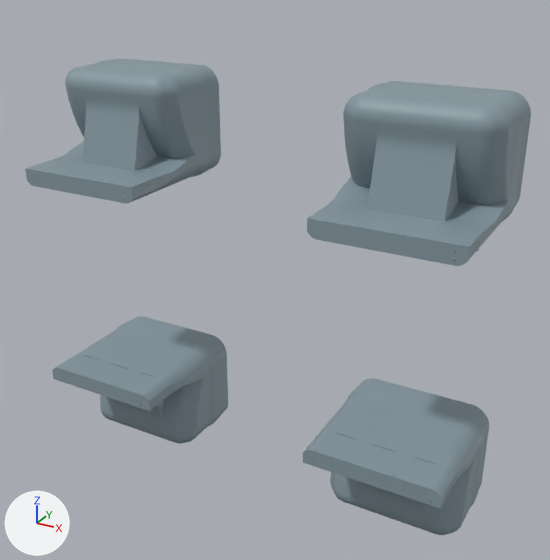
Before and after pictures for a commit that changed the glTF model otonom/hat/denemeler/rochu-priority-grip/fixed-fingers.glb.
The view is the same before and after, from a 50 mm camera at (0.084, -0.2406, 0.0776) aimed at (0.0007, -0.0892, 0.002). Every picture has the same lights, and +X, +Y and +Z are marked at lower left. The first picture is the older version.

The first picture shows 'OEM_DAC_0', 'OEM_DAC_1', 'OEM_DAC_2', 'OEM_DAC_3'.
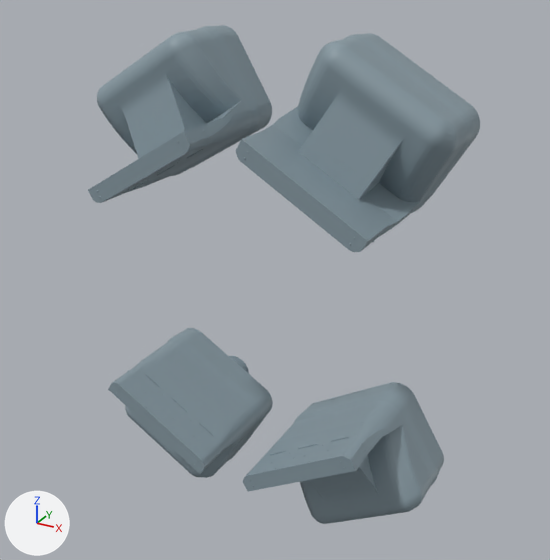
Boxes (x1, y1, x2, y2) around the edits, measured in the pictures (550 x 560 px):
'OEM_DAC_0', moved, turned: before (307, 81, 531, 266); after (236, 33, 480, 252)
'OEM_DAC_1', moved, turned: before (25, 58, 221, 204); after (88, 25, 272, 203)
'OEM_DAC_3', moved, turned: before (303, 378, 489, 535); after (243, 382, 444, 524)
'OEM_DAC_2', moved, turned: before (52, 316, 228, 444); after (108, 328, 273, 478)

The edits, one by one:
Object 'OEM_DAC_3' (ob_oem_dac_3) moves from (0.0375, -0.073, -0.0375) to (0.025, -0.073, -0.042).
Object 'OEM_DAC_3' (ob_oem_dac_3) turns from (0, 90, 0) to (0, 59, 0) degrees about x, y and z.
Object 'OEM_DAC_2' (ob_oem_dac_2) moves from (-0.0375, -0.073, -0.0375) to (-0.025, -0.073, -0.042).
Object 'OEM_DAC_2' (ob_oem_dac_2) turns from (0, 90, 0) to (0, 121, 0) degrees about x, y and z.
Object 'OEM_DAC_1' (ob_oem_dac_1) moves from (-0.0375, -0.073, 0.0375) to (-0.025, -0.073, 0.042).
Object 'OEM_DAC_1' (ob_oem_dac_1) turns from (0, -90, 0) to (0, -121, 0) degrees about x, y and z.
Object 'OEM_DAC_0' (ob_oem_dac_0) moves from (0.0375, -0.073, 0.0375) to (0.025, -0.073, 0.042).
Object 'OEM_DAC_0' (ob_oem_dac_0) turns from (0, -90, 0) to (0, -59, 0) degrees about x, y and z.
